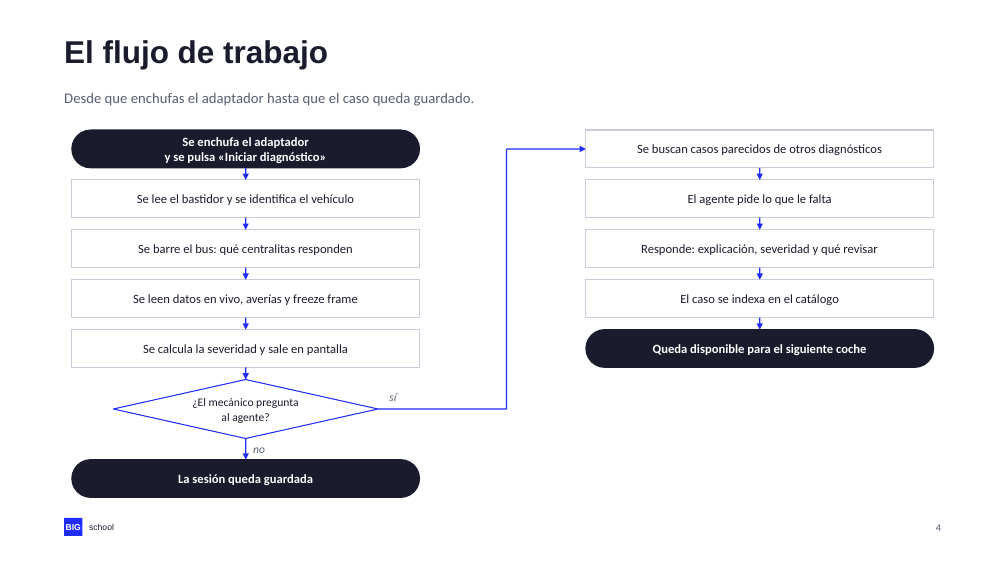
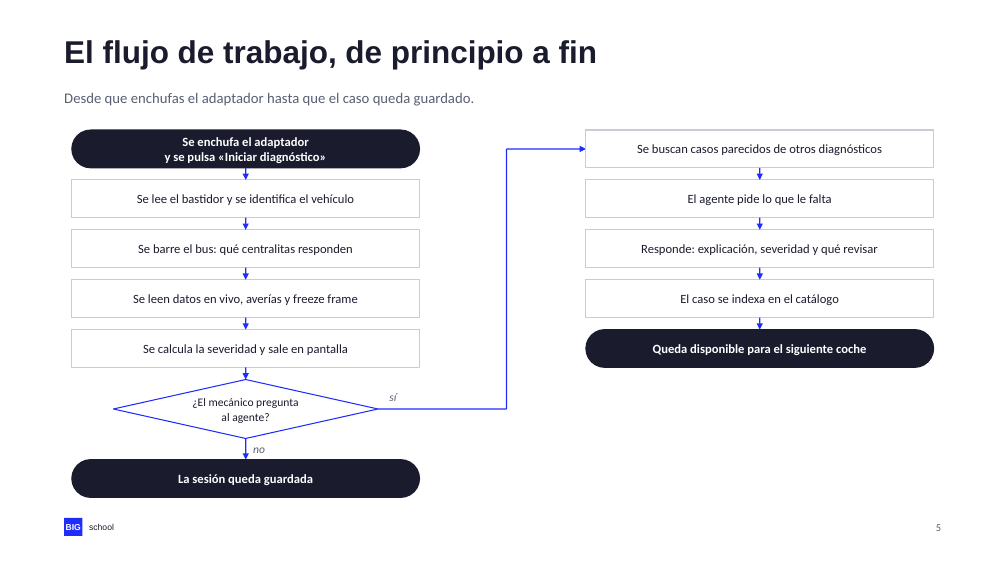
Before and after one commit to NovilloQuinta/intelligent-automotive-diagnostics, a slide deck: slide 5 of docs/presentacion/tfm-intelligent-automotive-diagnostics.pptx (slide 4 before the commit). Drawn at 1008x567 pixels with LibreOffice and Linux fonts; fonts in the diff are those of the drawing. Boxes give left, top, right and bottom in pixels: in the first picture for what was removed or moved away, otherwise in the second. Text is boxed around its words. In the diff, an @@ line names an element or a change of style, - is before the commit and + after.

```diff
--- a/docs/presentacion/tfm-intelligent-automotive-diagnostics.pptx
+++ b/docs/presentacion/tfm-intelligent-automotive-diagnostics.pptx
@@ text at <box>64,40,597,69</box>: text changed @@
-El flujo de trabajo
+El flujo de trabajo, de principio a fin
```
Also in this commit, not shown: 15 other slides changed, 1 slide added, 3 other files.
